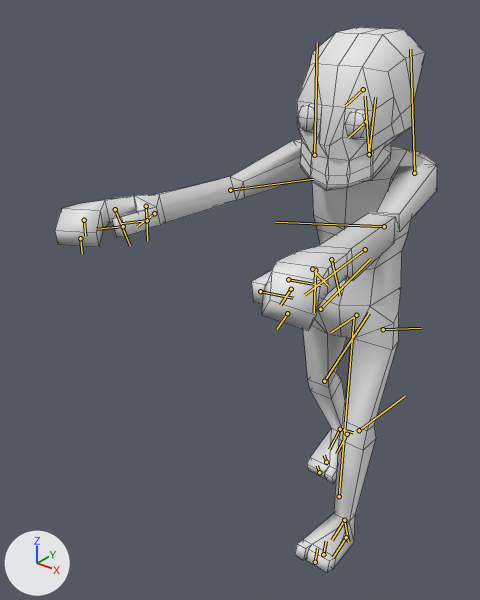
Two versions of the FBX model TheEvilNauts/Assets/Data/Models/Chars/Enemys/Walking_zombie/walking_zombie_walk.fbx, one commit apart.
One viewpoint serves both versions: a 50 mm lens placed at (1.19, -2.15, 2.27), pointed at (-0.24, -0.37, 1.17). Lighting does not change. The marker at lower left points along +X, +Y and +Z. Both versions are drawn at frame 49 of the action 'walking_zombie_metarig|walking_zombie_metarigAction'; the numbers are the values there. The bones that bend it are drawn over the model as lines. Mesh edges are drawn as thin lines.

Objects in the first picture: 'walking_zombie'.
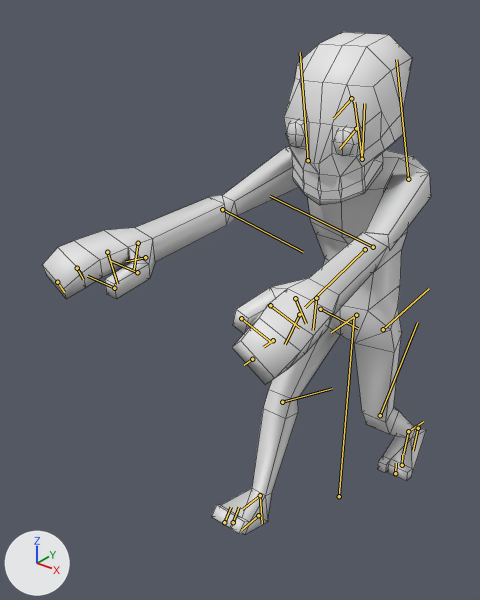
Location of each change, [x1, y1, x2, y2] in pixels of the pictures (480 x 600 px):
'walking_zombie', posed (8% shorter)
    before: [55, 27, 437, 573]
    after: [42, 32, 431, 535]
bone 'chest', root to tip
    before: (365, 249) to (304, 295)
    after: (365, 249) to (305, 307)
bone 'upper_arm.L', root to tip
    before: (414, 173) to (410, 49)
    after: (408, 179) to (396, 59)
bone 'forearm.L', root to tip
    before: (384, 226) to (275, 222)
    after: (373, 247) to (270, 196)
bone 'f_index.01.L', root to tip
    before: (291, 289) to (280, 305)
    after: (273, 340) to (263, 347)
bone 'upper_arm.R', root to tip
    before: (314, 155) to (317, 42)
    after: (308, 160) to (300, 52)
bone 'forearm.R', root to tip
    before: (230, 190) to (313, 179)
    after: (222, 209) to (303, 252)
bone 'f_index.01.R', root to tip
    before: (84, 220) to (85, 236)
    after: (77, 268) to (83, 279)
bone 'thigh.L', root to tip
    before: (383, 329) to (421, 328)
    after: (383, 329) to (429, 288)
bone 'shin.L', root to tip
    before: (359, 430) to (405, 396)
    after: (380, 415) to (417, 322)
bone 'toe.L', root to tip
    before: (323, 554) to (326, 541)
    after: (402, 465) to (402, 455)
bone 'thigh.R', root to tip
    before: (320, 309) to (370, 259)
    after: (320, 309) to (358, 328)
bone 'shin.R', root to tip
    before: (324, 381) to (369, 313)
    after: (282, 402) to (332, 388)
bone 'toe.R', root to tip
    before: (326, 462) to (324, 455)
    after: (233, 522) to (239, 507)

The change in detail:
Bone 'chest' (bone_chest) turns from (0, 0, 0) to (-7, 0, 0) degrees about its own x, y and z.
Bone 'upper_arm.L' (bone_upper_arm_l) turns from (-17, -76, -67) to (-20, -77, -66) degrees about its own x, y and z.
Bone 'forearm.L' (bone_forearm_l) turns from (-9, 14, 94) to (-13, 9, 69) degrees about its own x, y and z.
Bone 'f_index.01.L' (bone_f_index_01_l) turns from (-9, -25, -37) to (-13, 4, -27) degrees about its own x, y and z.
Bone 'upper_arm.R' (bone_upper_arm_r) turns from (-20, 77, 66) to (-17, 76, 67) degrees about its own x, y and z.
Bone 'forearm.R' (bone_forearm_r) turns from (-13, -9, -69) to (-9, -14, -94) degrees about its own x, y and z.
Bone 'f_index.01.R' (bone_f_index_01_r) turns from (-12, -43, -31) to (-13, 5, -15) degrees about its own x, y and z.
Bone 'thigh.L' (bone_thigh_l) turns from (16, 0, -1) to (-10, 0, 0) degrees about its own x, y and z.
Bone 'shin.L' (bone_shin_l) turns from (0, 0, 0) to (-33, 0, 0) degrees about its own x, y and z.
Bone 'toe.L' (bone_toe_l) turns from (0, 0, 0) to (-42, 0, 0) degrees about its own x, y and z.
Bone 'thigh.R' (bone_thigh_r) turns from (-19, 0, -1) to (28, 0, 1) degrees about its own x, y and z.
Bone 'shin.R' (bone_shin_r) turns from (0, 0, 0) to (-1, 0, 0) degrees about its own x, y and z.
Bone 'toe.R' (bone_toe_r) turns from (0, 0, 0) to (-15, 0, 0) degrees about its own x, y and z.
